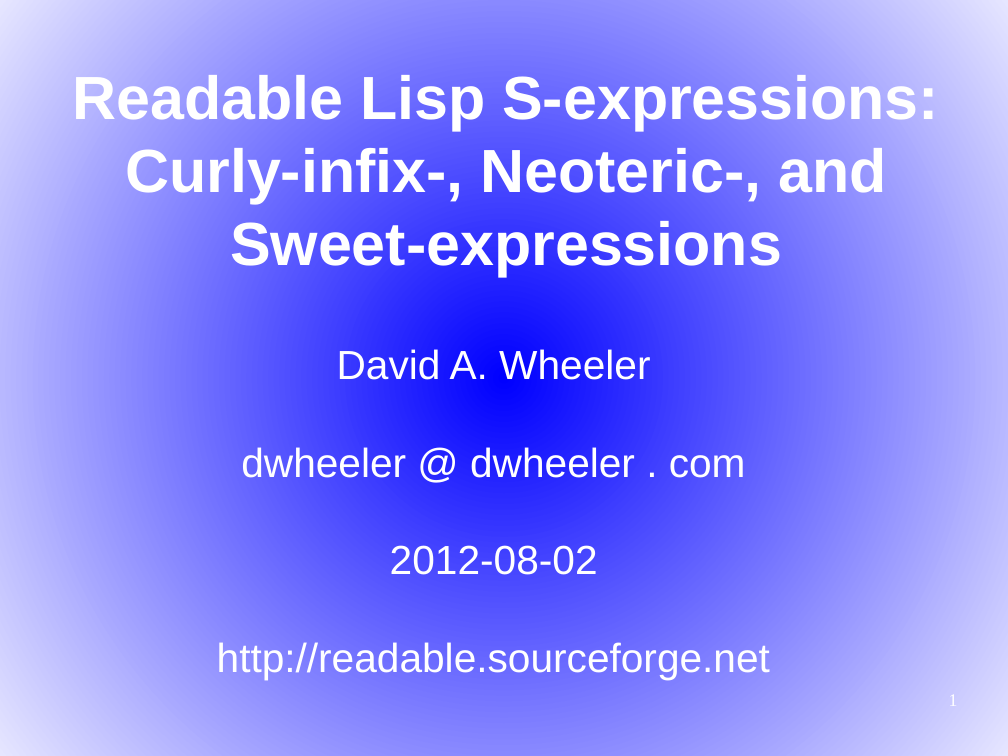
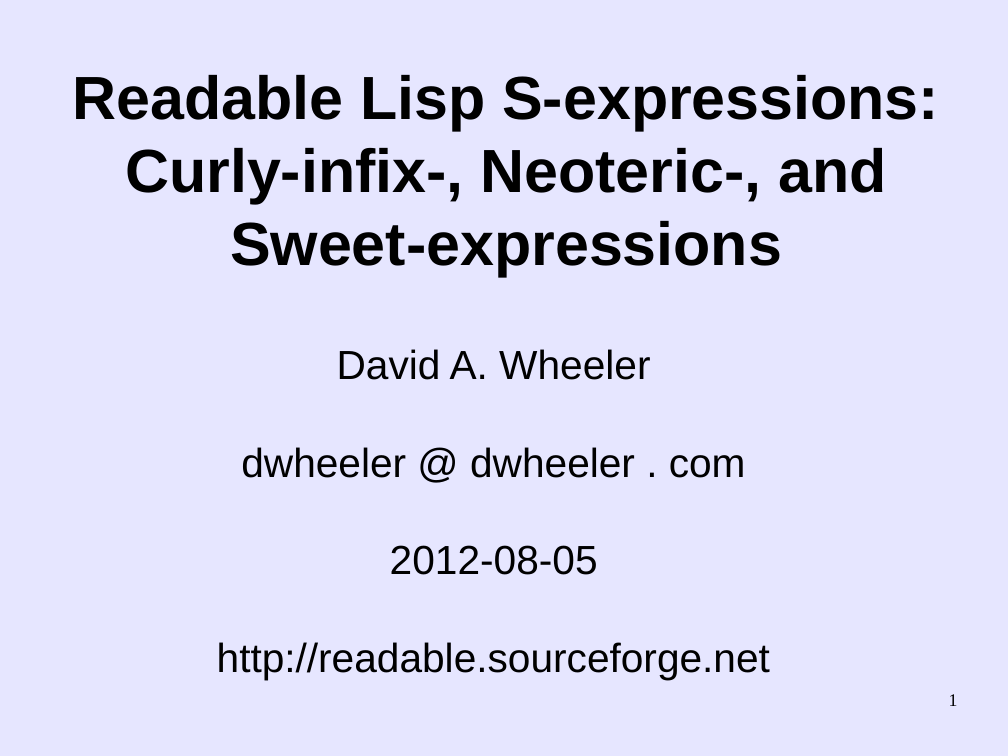
Before and after one commit to martin12333/Readable-Lisp-S-expressions, a slide deck: slide 1 of readable-s-expressions.odp. Drawn at 1008x756 pixels with LibreOffice and Linux fonts; fonts in the diff are those of the drawing. Boxes give left, top, right and bottom in pixels: in the first picture for what was removed or moved away, otherwise in the second. Text is boxed around its words. In the diff, an @@ line names an element or a change of style, - is before the commit and + after.

Commit message:
Update presentation - new (hopefully clearer) background, etc.
  - Change presentation color background to hopefully be easier to read.
    Alan Manuel Gloria reported that the orginal blue background gradient
    "seems to make the text a little hard to read; straight blue
    is dark to the human eye (nearer to black than white) but the
    background fades to white at the edges, and the fade is too linear."
    He also reported that the audio was low, I'm not sure I can fix that
    in the video.
  - Emphasized even more that these are new *abbreviations* -
    abbreviations are already in Lisp, and we're not preventing the
    use of traditional s-expressions,  so this hopefully will make the
    idea clearer.
  - Noted that neoteric- and sweet-expressions *are* technically a
    change in meaning... but not one that normally matters.

```diff
--- a/readable-s-expressions.odp
+++ b/readable-s-expressions.odp
@@ background gradient #0000FF to #E6E6FF to #E6E6FF @@
@@ title "Readable Lisp S-expressions: Curly-infix-, Neoteric-, ..." at box(73, 75, 939, 277): text colour #FFFFFF to #000000 @@
@@ subtitle at box(217, 349, 770, 679): text colour #FFFFFF to #000000 in "David A. Wheeler", "dwheeler @ dwheeler . com", "http://readable.sourceforge.net" @@
@@ subtitle at box(390, 545, 598, 575): text changed; text colour #FFFFFF to #000000 @@
-2012-08-02
+2012-08-05
@@ page number at box(949, 694, 958, 706): text colour #FFFFFF to #000000 @@
```
Also in this commit, not shown: 16 other slides changed.
